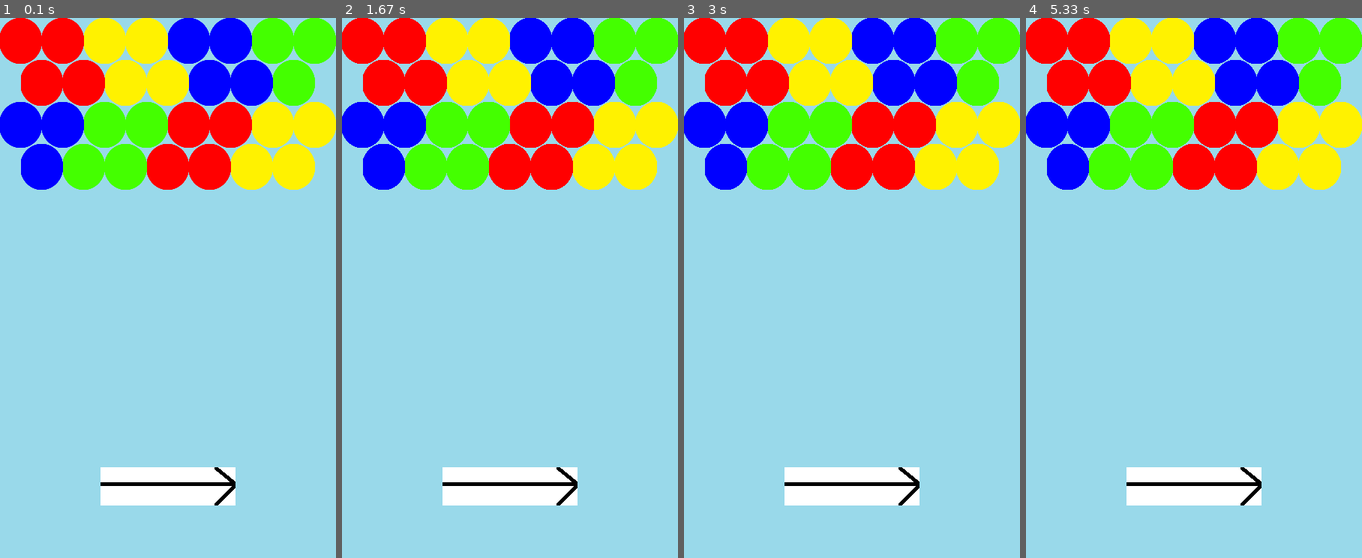
Above: before the commit, frames 1-4 (left to right).
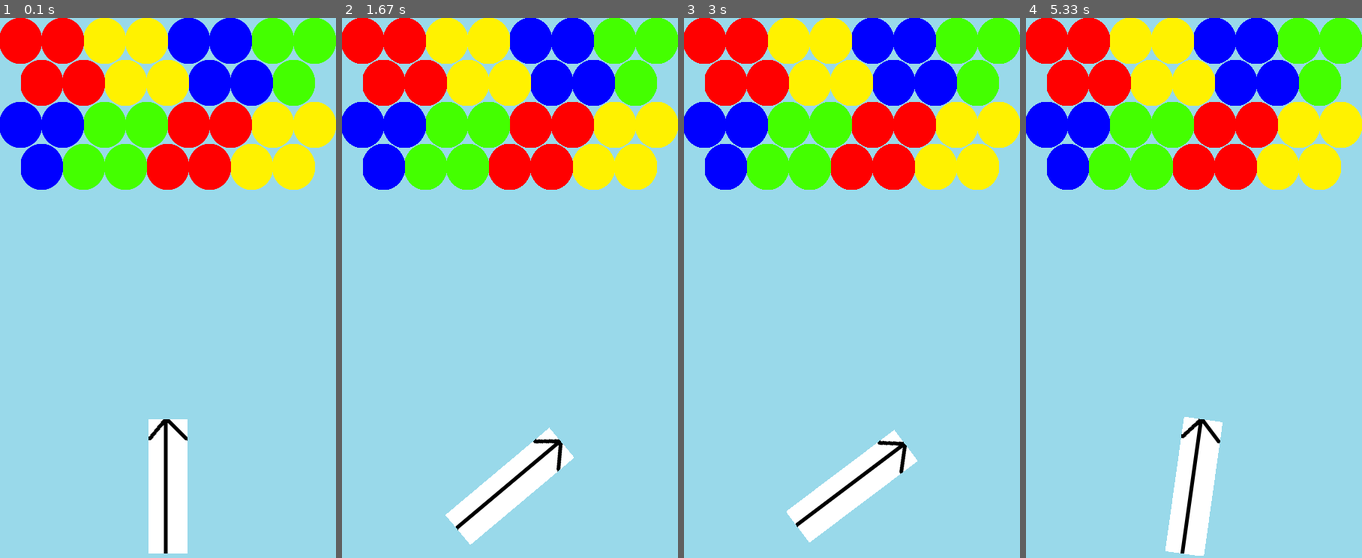
Above: after the commit, the same moments.

Repository: baehunsang/Python_ex
Game: pygame game, started from pygame/frame.py
The game is run twice, just before and just after one commit, with the same random seed, the same clock (stepped at 60 frames per second) and the same inputs.
Inputs:
- Up to frame 1 (0.1 s): no input
- Up to frame 2 (1.67 s): hold Right 0.33-0.8 s; hold Right 0.83-1.3 s; hold Left from 1.33 s (still down)
- Up to frame 3 (3 s): release Left at 1.87 s; hold Left 1.9-2.3 s; hold Right 2.33-2.97 s
- Up to frame 4 (5.33 s): hold Left 3-3.47 s; hold Right 3.5-3.97 s; hold Right 4-4.47 s; hold Left 4.5-5.03 s; hold Left from 5.07 s (still down)

The runs differ from the first frame. In frame 1, 4.2% of the frame differs, in the area x 29-71%, y 74-100%; in frame 2, 3.5%; in frame 3, 3.3%; in frame 4, 4.3%, in the area x 29-71%, y 73-100%.

Commit message:
5.Implement pointer movement

Diff:
--- a/pygame/frame.py
+++ b/pygame/frame.py
@@ -7,6 +7,10 @@
 BUBBLE_HEIGHT = 62
 SCREEN_WIDTH = 448
 SCREEN_HEIGHT = 720
+ANGLE_SPEED = 1.5
+MAX_RIGHT_ANGLE = 10
+MAX_LEFT_ANGLE = 170
+POINTER_POSITION = (SCREEN_WIDTH // 2, 624)
 
 class Image:
     def __init__(self):
@@ -33,7 +37,6 @@
     def get_pointer(self):
         return self.pointer_image
 
-
 class Screen:
     def __init__(self) -> None:
         self.width = SCREEN_WIDTH
@@ -44,15 +47,28 @@
         pygame.display.set_caption (self.caption)
         return pygame.display.set_mode((self.width, self.height))
 
-
 class Pointer(pygame.sprite.Sprite):
-    def __init__(self, image, position):
+    def __init__(self, image):
         super().__init__()
+        self.original_image = image
         self.image = image
-        self.rect = image.get_rect(center=position)
+        self.rect = image.get_rect(center=POINTER_POSITION)
+        self.angle = 90
 
     def draw(self, screen):
         screen.blit(self.image, self.rect)
+
+    def rotate(self, total_angle):
+        self.angle += total_angle
+        if self.angle <= MAX_RIGHT_ANGLE:
+            self.angle = MAX_RIGHT_ANGLE
+
+        elif self.angle >= MAX_LEFT_ANGLE:
+            self.angle = MAX_LEFT_ANGLE
+
+        self.image = pygame.transform.rotozoom(self.original_image, self.angle, 1)
+        self.rect = self.image.get_rect(center=POINTER_POSITION)
+
 
 class Bubble(pygame.sprite.Sprite):
     def __init__(self, image, color, position):
@@ -132,17 +148,18 @@
         self.screen = Screen().set_screen()
         self.images = Image()
         self.map = Map(self.images.get_bubbles())
-        self.pointer = Pointer(self.images.get_pointer(), (SCREEN_WIDTH // 2, 624))
-
+        self.pointer = Pointer(self.images.get_pointer())
+        self.total_angle = 0
     def set_game_loop(self):
         self.map.setup()
-        self.map.add_bubble_group()
-        self.screen.blit(self.images.get_background(), (0, 0))
         while self.running:
-
             self.set_frame_rate()
+            self.map.add_bubble_group()
+            self.screen.blit(self.images.get_background(), (0, 0))
+
+            self.manage_events()
+            self.pointer.rotate(self.total_angle)
             self.map.get_bubble_group().draw(self.screen)
-            self.manage_events()
             self.pointer.draw(self.screen)
             pygame.display.update()
 
@@ -152,8 +169,26 @@
 
     def manage_events(self):
         for event in pygame.event.get():
-                if event.type == pygame.QUIT:
-                    self.running = False
+            if event.type == pygame.QUIT:
+                self.running = False
+
+            if event.type == pygame.KEYDOWN:
+                if event.key == pygame.K_LEFT:
+                    self.total_angle += ANGLE_SPEED
+
+                elif event.key == pygame.K_RIGHT:
+                    self.total_angle -= ANGLE_SPEED
+
+            elif event.type ==pygame.KEYUP:
+                if event.key == pygame.K_LEFT or event.key == pygame.K_RIGHT:
+                    self.total_angle = 0
+
+
+
+
+
+
+
 
 
 def main():
